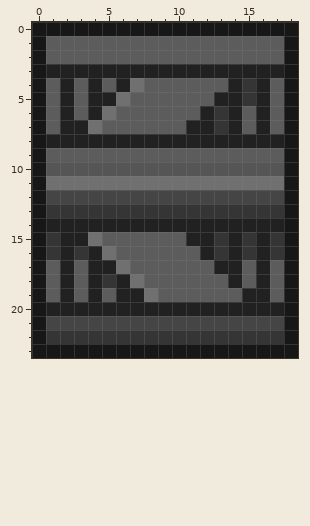
Two states of a pixel-art sprite, Art/Objects/Scenery/box1.png. This is how it looked before the edit.
The file is 19x24 pixels.
The result:
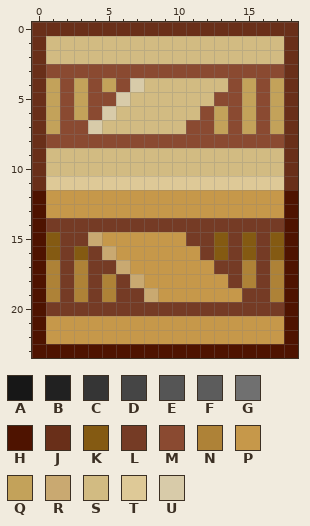
Palette (. is transparent): A #171717  B #212121  C #353535  D #454545  E #555555  F #5c5c5c  G #707070  H #4e1300  J #692f19  K #845a12  L #753b25  M #8a4a31  N #ae8237  P #c6984a  Q #c3a25a  R #c9a971  S #d2bb82  T #dec997  U #d8cba9
Difference:
@@ x 0..18 @@
- 0 AAAAAAAAAAAAAAAAAAA
- 1 AFFFFFFFFFFFFFFFFFA
- 2 AFFFFFFFFFFFFFFFFFA
- 3 ABBBBBBBBBBBBBBBBBA
- 4 AFBFBFBGFFFFFFBCBFA
- 5 AFBFBBGFFFFFFBBCBFA
- 6 AFBFBGFFFFFFBCBFBFA
- 7 AFBBGFFFFFFBBCBFBFA
- 8 ABBBBBBBBBBBBBBBBBA
- 9 AFFFFFFFFFFFFFFFFFA
-10 AEEEEEEEEEEEEEEEEEA
-11 AGGGGGGGGGGGGGGGGGA
-12 ADDDDDDDDDDDDDDDDDA
-13 ACCCCCCCCCCCCCCCCCA
-14 ABBBBBBBBBBBBBBBBBA
-15 ACBBGFFFFFFBBCBCBCA
-16 ACBCBGFFFFFFBCBCBCA
-17 AFBFBBGFFFFFFBBFBFA
-18 AFBFBCBGFFFFFFBFBFA
-19 AFBFBFBBGFFFFFFBBFA
-20 ABBBBBBBBBBBBBBBBBA
-21 ADDDDDDDDDDDDDDDDDA
-22 ACCCCCCCCCCCCCCCCCA
-23 AAAAAAAAAAAAAAAAAAA
+ 0 JJJJJJJJJJJJJJJJJJJ
+ 1 JSSSSSSSSSSSSSSSSSJ
+ 2 JSSSSSSSSSSSSSSSSSJ
+ 3 JMMMMMMMMMMMMMMMMMJ
+ 4 JQMQMQMUSSSSSSMQMQJ
+ 5 JQMQMMUSSSSSSMMQMQJ
+ 6 JQMQMUSSSSSSMQMQMQJ
+ 7 JQMMUSSSSSSMMQMQMQJ
+ 8 JMMMMMMMMMMMMMMMMMJ
+ 9 JSSSSSSSSSSSSSSSSSJ
+10 JSSSSSSSSSSSSSSSSSJ
+11 JTTTTTTTTTTTTTTTTTJ
+12 HPPPPPPPPPPPPPPPPPH
+13 HPPPPPPPPPPPPPPPPPH
+14 HLLLLLLLLLLLLLLLLLH
+15 HKLLRPPPPPPLLKLKLKH
+16 HKLKLRPPPPPPLKLKLKH
+17 HNLNLLRPPPPPPLLNLNH
+18 HNLNLNLRPPPPPPLNLNH
+19 HNLNLNLLRPPPPPPLLNH
+20 HLLLLLLLLLLLLLLLLLH
+21 HPPPPPPPPPPPPPPPPPH
+22 HPPPPPPPPPPPPPPPPPH
+23 HHHHHHHHHHHHHHHHHHH
Boxes around the changes in both pictures, in picture pixels (x1, y1, x2, y2):
changed: (32, 22, 298, 358)
